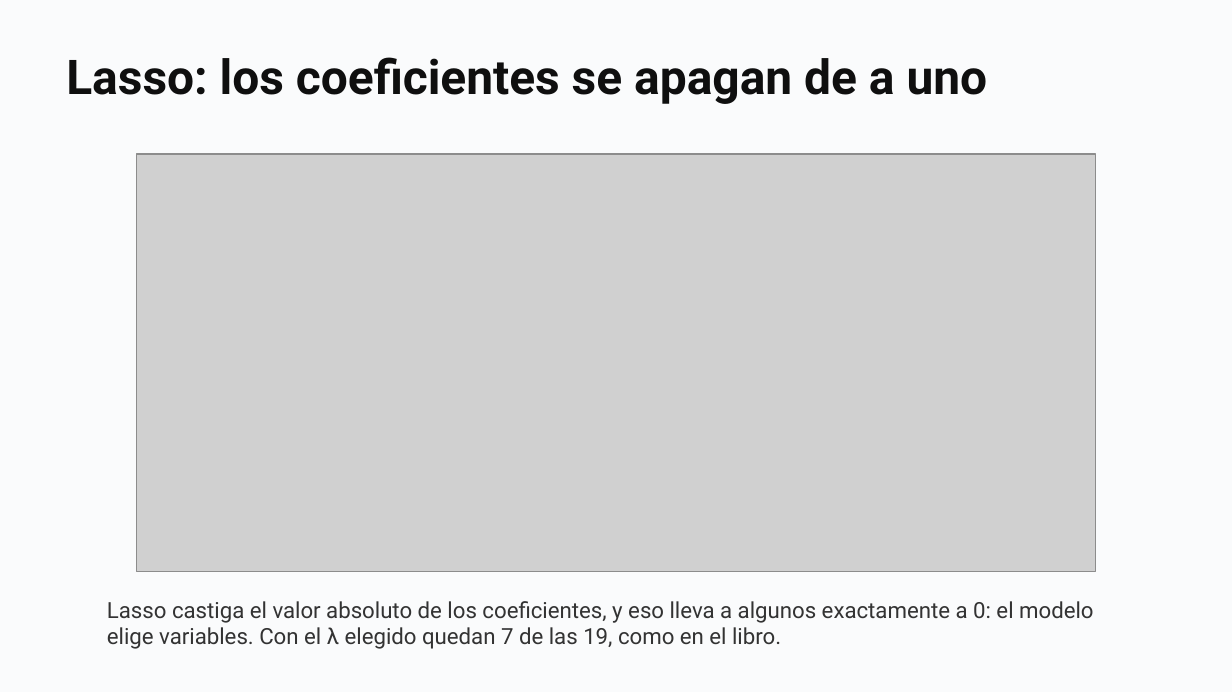
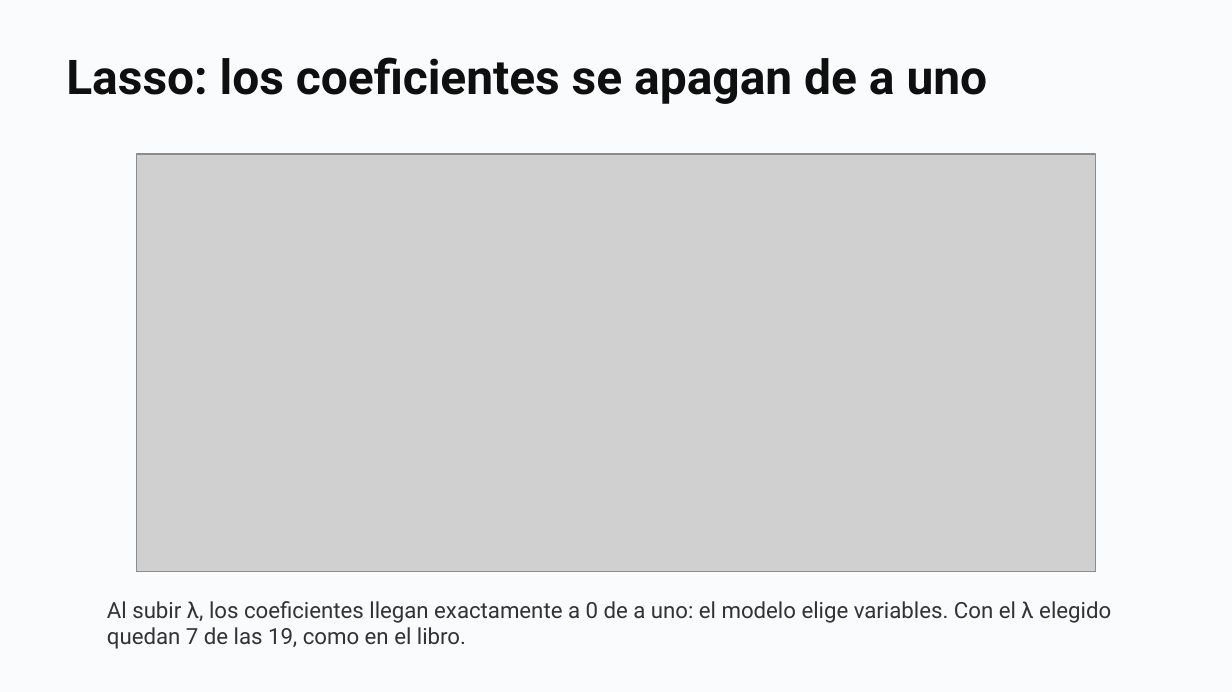
Before and after one commit to daniopitz/diplomado-cdd, a slide deck: slide 49 of presentaciones/clase07_evaluar_regularizar.pptx (slide 35 before the commit). Drawn at 1232x692 pixels with LibreOffice and Linux fonts; fonts in the diff are those of the drawing; grey boxes stand for pictures. Boxes give left, top, right and bottom in pixels: in the first picture for what was removed or moved away, otherwise in the second. Text is boxed around its words. In the diff, an @@ line names an element or a change of style, - is before the commit and + after.

```diff
--- a/presentaciones/clase07_evaluar_regularizar.pptx
+++ b/presentaciones/clase07_evaluar_regularizar.pptx
@@ text at (107, 601, 1111, 649): text changed @@
-Lasso castiga el valor absoluto de los coeficientes, y eso lleva a algunos exactamente a 0: el modelo elige variables. Con el λ elegido quedan 7 de las 19, como en el libro.
+Al subir λ, los coeficientes llegan exactamente a 0 de a uno: el modelo elige variables. Con el λ elegido quedan 7 de las 19, como en el libro.
```
Also in this commit, not shown: 14 other slides changed, 16 slides added, 1 slide removed, 2 other files.
